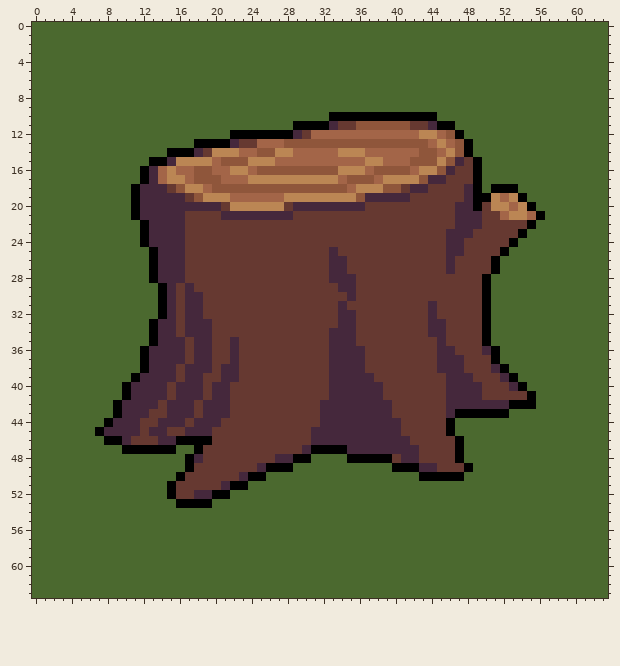
Pixel-art sprite -- data/bases/trunk_unpatterned.png. Above is the file before it was changed.
The file is 64x64 pixels.
The same view after the edit:
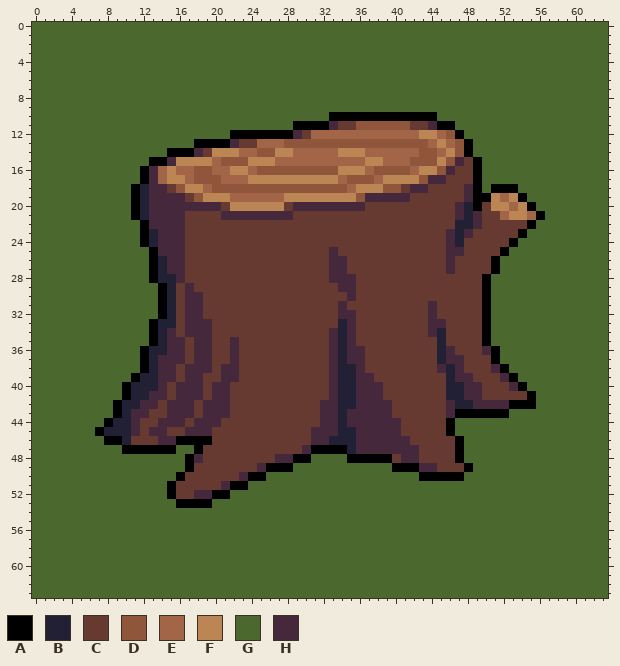
Palette (. is transparent): A #000000  B #222034  C #663931  D #8f563b  E #a36548  F #bb8654  G #4b692f  H #45283c
The edit:
@@ x 0..63 @@
 17 GGGGGGGGGGGGAHEFFEDDDEEEFFFFFFFFFFEDDDEFFFFDHHCCCAGGGGGGGGGGGGGG
-18 GGGGGGGGGGGAHHHCDFFEDDDDDDDDDDDDDDDEFFFDDCHHCCCCHAGAAAGGGGGGGGGG
-19 GGGGGGGGGGGAHHHHHCDFFFEEEEEEFFFFFFFFDHHHHHCCCCCCHAAFEFAGGGGGGGGG
-20 GGGGGGGGGGGAHHHHHHHHHCFFFFFFCHHHHHHHHCCCCCCCCCCHHACFFEFAGGGGGGGG
-21 GGGGGGGGGGGAHHHHHCCCCHHHHHHHHCCCCCCCCCCCCCCCCCCHHHCCEFFEAGGGGGGG
-22 GGGGGGGGGGGGAHHHHCCCCCCCCCCCCCCCCCCCCCCCCCCCCCCHHHCCCCCAGGGGGGGG
-23 GGGGGGGGGGGGAHHHHCCCCCCCCCCCCCCCCCCCCCCCCCCCCCHHHCCCCCAGGGGGGGGG
-24 GGGGGGGGGGGGAHHHHCCCCCCCCCCCCCCCCCCCCCCCCCCCCCHHCCCCCAGGGGGGGGGG
+18 GGGGGGGGGGGABHHCDFFEDDDDDDDDDDDDDDDEFFFDDCHHCCCCHAGAAAGGGGGGGGGG
+19 GGGGGGGGGGGABHHHHCDFFFEEEEEEFFFFFFFFDHHHHHCCCCCCHAAFEFAGGGGGGGGG
+20 GGGGGGGGGGGABHHHHHHHHCFFFFFFCHHHHHHHHCCCCCCCCCCHBACFFEFAGGGGGGGG
+21 GGGGGGGGGGGABHHHHCCCCHHHHHHHHCCCCCCCCCCCCCCCCCCHBHCCEFFEAGGGGGGG
+22 GGGGGGGGGGGGAHHHHCCCCCCCCCCCCCCCCCCCCCCCCCCCCCCBBHCCCCCAGGGGGGGG
+23 GGGGGGGGGGGGABHHHCCCCCCCCCCCCCCCCCCCCCCCCCCCCCHBHCCCCCAGGGGGGGGG
+24 GGGGGGGGGGGGABHHHCCCCCCCCCCCCCCCCCCCCCCCCCCCCCHBCCCCCAGGGGGGGGGG
 25 GGGGGGGGGGGGGAHHHCCCCCCCCCCCCCCCCHCCCCCCCCCCCCHHCCCCAGGGGGGGGGGG
-26 GGGGGGGGGGGGGAHHHCCCCCCCCCCCCCCCCHHCCCCCCCCCCCHCCCCAGGGGGGGGGGGG
-27 GGGGGGGGGGGGGAHHHCCCCCCCCCCCCCCCCHHCCCCCCCCCCCHCCCCAGGGGGGGGGGGG
-28 GGGGGGGGGGGGGAHHHCCCCCCCCCCCCCCCCHHHCCCCCCCCCCCCCCAGGGGGGGGGGGGG
-29 GGGGGGGGGGGGGGAHCHCCCCCCCCCCCCCCCCHHCCCCCCCCCCCCCCAGGGGGGGGGGGGG
-30 GGGGGGGGGGGGGGAHCHHCCCCCCCCCCCCCCCCHCCCCCCCCCCCCCCAGGGGGGGGGGGGG
-31 GGGGGGGGGGGGGGAHCHHCCCCCCCCCCCCCCCHCCCCCCCCCHCCCCCAGGGGGGGGGGGGG
-32 GGGGGGGGGGGGGGAHCHHCCCCCCCCCCCCCCCHHCCCCCCCCHCCCCCAGGGGGGGGGGGGG
-33 GGGGGGGGGGGGGAHHCHHHCCCCCCCCCCCCCCHHCCCCCCCCHHCCCCAGGGGGGGGGGGGG
-34 GGGGGGGGGGGGGAHHCHHHCCCCCCCCCCCCCHHHCCCCCCCCHHCCCCAGGGGGGGGGGGGG
-35 GGGGGGGGGGGGGAHHHCHHCCHCCCCCCCCCCHHHCCCCCCCCCHCCCCAGGGGGGGGGGGGG
-36 GGGGGGGGGGGGAHHHHCHHCCHCCCCCCCCCCHHHHCCCCCCCCHHCCCHAGGGGGGGGGGGG
-37 GGGGGGGGGGGGAHHHHCHHCCHCCCCCCCCCCHHHHCCCCCCCCHHHCCCAGGGGGGGGGGGG
-38 GGGGGGGGGGGGAHHHCHHHCHHCCCCCCCCCCHHHHCCCCCCCCHHHCCCHAGGGGGGGGGGG
-39 GGGGGGGGGGGAHHHHCHHCCHHCCCCCCCCCCHHHHHCCCCCCCCHHHCCCHAGGGGGGGGGG
-40 GGGGGGGGGGAHHHHCHHHCHHCCCCCCCCCCCHHHHHHCCCCCCCHHHHCCCHAGGGGGGGGG
-41 GGGGGGGGGGAHHHHCHHHCHHCCCCCCCCCCCHHHHHHCCCCCCCHHHHCCCCCAGGGGGGGG
-42 GGGGGGGGGAHHHHCHHHCHHHCCCCCCCCCCHHHHHHHHCCCCCCHHHHHHHAAAGGGGGGGG
-43 GGGGGGGGGAHHHCCHHHCHHHCCCCCCCCCCHHHHHHHHCCCCCCHAAAAAAGGGGGGGGGGG
-44 GGGGGGGGAHHHCCHHHCHHHCCCCCCCCCCCHHHHHHHHHCCCCCAGGGGGGGGGGGGGGGGG
-45 GGGGGGGAHHHHCHHCCHHHCCCCCCCCCCCHHHHHHHHHHCCCCCAGGGGGGGGGGGGGGGGG
-46 GGGGGGGGAAHCCCHHAAAACCCCCCCCCCCHHHHHHHHHHHCCCCCAGGGGGGGGGGGGGGGG
-47 GGGGGGGGGGAAAAAAGGACCCCCCCCCCCHAAAAHHHHHHHHCCCCAGGGGGGGGGGGGGGGG
+26 GGGGGGGGGGGGGABHHCCCCCCCCCCCCCCCCHHCCCCCCCCCCCHCCCCAGGGGGGGGGGGG
+27 GGGGGGGGGGGGGABHHCCCCCCCCCCCCCCCCHHCCCCCCCCCCCHCCCCAGGGGGGGGGGGG
+28 GGGGGGGGGGGGGABBHCCCCCCCCCCCCCCCCHHHCCCCCCCCCCCCCCAGGGGGGGGGGGGG
+29 GGGGGGGGGGGGGGABCHCCCCCCCCCCCCCCCCHHCCCCCCCCCCCCCCAGGGGGGGGGGGGG
+30 GGGGGGGGGGGGGGABCHHCCCCCCCCCCCCCCCCHCCCCCCCCCCCCCCAGGGGGGGGGGGGG
+31 GGGGGGGGGGGGGGABCHHCCCCCCCCCCCCCCCHCCCCCCCCCHCCCCCAGGGGGGGGGGGGG
+32 GGGGGGGGGGGGGGABCHHCCCCCCCCCCCCCCCHHCCCCCCCCHCCCCCAGGGGGGGGGGGGG
+33 GGGGGGGGGGGGGABBCHHHCCCCCCCCCCCCCCBHCCCCCCCCHHCCCCAGGGGGGGGGGGGG
+34 GGGGGGGGGGGGGABHCHHHCCCCCCCCCCCCCHBHCCCCCCCCHBCCCCAGGGGGGGGGGGGG
+35 GGGGGGGGGGGGGABHHCHHCCHCCCCCCCCCCHBHCCCCCCCCCBCCCCAGGGGGGGGGGGGG
+36 GGGGGGGGGGGGABBHHCHHCCHCCCCCCCCCCHBHHCCCCCCCCBHCCCHAGGGGGGGGGGGG
+37 GGGGGGGGGGGGABHHHCHHCCHCCCCCCCCCCHBHHCCCCCCCCBHHCCCAGGGGGGGGGGGG
+38 GGGGGGGGGGGGABHHCHHHCHHCCCCCCCCCCHBBHCCCCCCCCHBHCCCHAGGGGGGGGGGG
+39 GGGGGGGGGGGABBHHCHHCCHHCCCCCCCCCCHBBHHCCCCCCCCBHHCCCHAGGGGGGGGGG
+40 GGGGGGGGGGABBBHCHHHCHHCCCCCCCCCCCHBBHHHCCCCCCCBBHHCCCHAGGGGGGGGG
+41 GGGGGGGGGGABBHHCHHHCHHCCCCCCCCCCCHBBHHHCCCCCCCBBHHCCCCCAGGGGGGGG
+42 GGGGGGGGGABBHHCHHHCHHHCCCCCCCCCCHHBBHHHHCCCCCCHBBHHHHAAAGGGGGGGG
+43 GGGGGGGGGABHHCCHHHCHHHCCCCCCCCCCHHBHHHHHCCCCCCHAAAAAAGGGGGGGGGGG
+44 GGGGGGGGABBHCCHHHCHHHCCCCCCCCCCCHHBHHHHHHCCCCCAGGGGGGGGGGGGGGGGG
+45 GGGGGGGABBBHCHHCCHHHCCCCCCCCCCCHHHBBHHHHHCCCCCAGGGGGGGGGGGGGGGGG
+46 GGGGGGGGAABCCCHHAAAACCCCCCCCCCCHHBBBHHHHHHCCCCCAGGGGGGGGGGGGGGGG
+47 GGGGGGGGGGAAAAAAGGACCCCCCCCCCCHAAAABHHHHHHHCCCCAGGGGGGGGGGGGGGGG
 48 GGGGGGGGGGGGGGGGGAHCCCCCCCCHHAAGGGGAAAAACHHCCCCAGGGGGGGGGGGGGGGG
